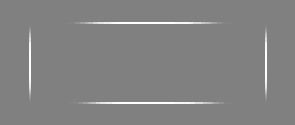
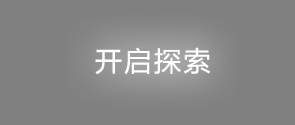
Before/after of a 295×125 layered artwork. What changed in the layer stack:
hid group "光芒" (3 layers) over [29, 22, 267, 104]
added layer "开启探索 拷贝" above "btn" over [95, 47, 210, 75]
